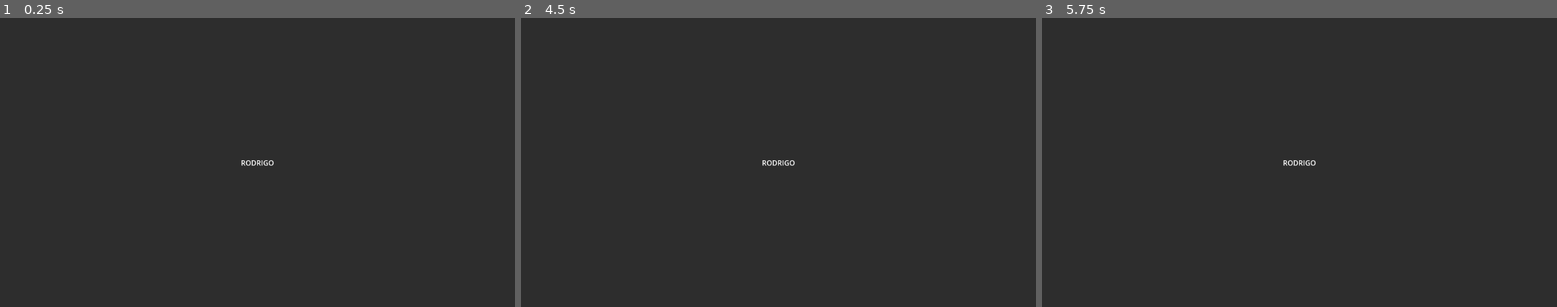
Above: before the commit, frames 1-3 (left to right).
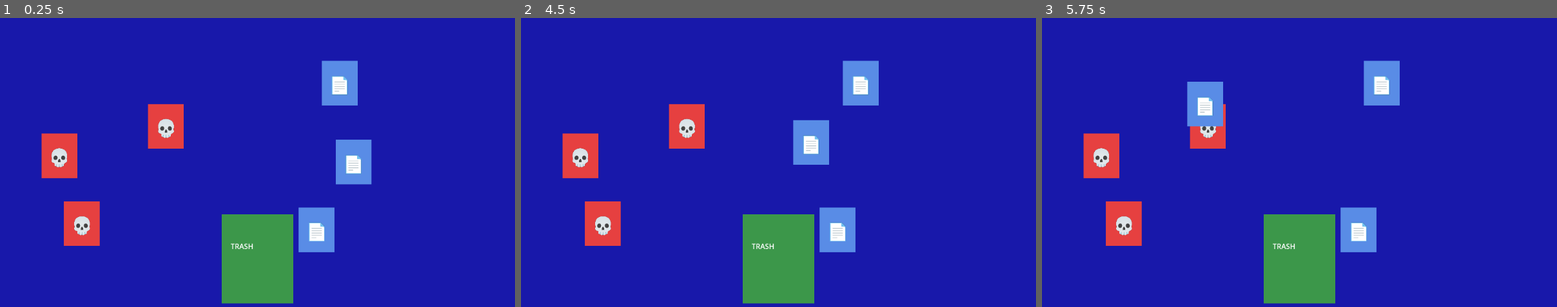
Above: after the commit, the same moments.

Repository: Vigoreum/prototype
Game: Godot game, scene res://scenes/minigame_3.tscn
The game is run twice, just before and just after one commit, with the same random seed, the same clock (stepped at 60 frames per second) and the same inputs. This scene is started directly instead of the project's main scene.
Inputs (mouse positions are in pixels of both pictures, inside the frame that each line leads up to):
- Up to frame 1 (0.25 s): no input
- Up to frame 2 (4.5 s): tap Enter (ui_accept) at 0.5, 0.77, 1.25, 2, 2.75, 3.5, 3.77, 4.25 s; move the mouse to (752, 220) at 0.52 s; hold Right (ui_right) 0.53-1.25 s; click (752, 220) at 0.67 s; drag from (933, 205) to (752, 220) at 1.27 s; move the mouse to (624, 119) at 2.02 s; hold Left (ui_left) 2.03-2.75 s; click (624, 119) at 2.17 s; drag from (804, 162) to (624, 119) at 2.77 s; move the mouse to (701, 90) at 3.52 s; hold Left (ui_left) 3.53-4.25 s; click (701, 90) at 3.67 s; drag from (891, 148) to (701, 90) at 4.27 s
- Up to frame 3 (5.75 s): move the mouse to (1196, 176) at 5.02 s; hold Right (ui_right) from 5.03 s (still down); click (1196, 176) at 5.17 s

The runs differ from the first frame. In frame 1, 100% of the frame differs, in the area x 0-100%, y 0-100%; in frame 2, 100%; in frame 3, 100%.

Commit message:
add trash files minigame prototype
- Drag and drop mechanic working
- 3 good files and 3 malware files spawn randomly
- Debug prints
- Bug when archives are overlapping

Diff:
--- /dev/null
+++ b/scenes/file_item.tscn
@@ -0,0 +1,30 @@
+[gd_scene format=3 uid="uid://dac6q71s8jve8"]
+
+[ext_resource type="Script" uid="uid://cvwn0wasjht3w" path="res://scripts/file_item.gd" id="1_xc6hi"]
+
+[sub_resource type="RectangleShape2D" id="RectangleShape2D_adx4n"]
+size = Vector2(80, 100)
+
+[node name="FileItem" type="Area2D" unique_id=1355928821]
+script = ExtResource("1_xc6hi")
+
+[node name="Visual" type="ColorRect" parent="." unique_id=1277958757]
+offset_left = -40.0
+offset_top = -50.0
+offset_right = 40.0
+offset_bottom = 50.0
+mouse_filter = 2
+color = Color(0.556953, 0.556953, 0.556953, 1)
+
+[node name="Icon" type="Label" parent="." unique_id=1478411849]
+offset_left = -30.0
+offset_top = -40.0
+offset_right = 30.0
+offset_bottom = 40.0
+theme_override_font_sizes/font_size = 48
+text = "📄"
+horizontal_alignment = 1
+vertical_alignment = 1
+
+[node name="CollisionShape2D" type="CollisionShape2D" parent="." unique_id=250240625]
+shape = SubResource("RectangleShape2D_adx4n")
--- a/scenes/minigame_3.tscn
+++ b/scenes/minigame_3.tscn
@@ -2,35 +2,43 @@
 
 [ext_resource type="Script" uid="uid://bn2epn2qq5su2" path="res://scripts/minigame_3.gd" id="1_ijwtv"]
 
-[node name="Minigame_3" type="Control" unique_id=1010136763]
-layout_mode = 3
+[sub_resource type="RectangleShape2D" id="RectangleShape2D_ijwtv"]
+size = Vector2(160, 200)
+
+[node name="TrashFiles" type="Node2D" unique_id=1838729029]
+script = ExtResource("1_ijwtv")
+
+[node name="BackgroundLayer" type="CanvasLayer" parent="." unique_id=885734872]
+layer = -1
+
+[node name="Background" type="ColorRect" parent="BackgroundLayer" unique_id=409013942]
 anchors_preset = 15
 anchor_right = 1.0
 anchor_bottom = 1.0
 grow_horizontal = 2
 grow_vertical = 2
-script = ExtResource("1_ijwtv")
+mouse_filter = 2
+color = Color(0.09411765, 0.09411765, 0.6666667, 1)
 
-[node name="ColorRect" type="ColorRect" parent="." unique_id=166694598]
-layout_mode = 1
-anchors_preset = 15
-anchor_right = 1.0
-anchor_bottom = 1.0
-grow_horizontal = 2
-grow_vertical = 2
-color = Color(0.17641911, 0.17641908, 0.17641908, 1)
+[node name="TrashCan" type="Area2D" parent="." unique_id=1666929239]
+position = Vector2(576, 540)
+input_pickable = false
 
-[node name="Label" type="Label" parent="." unique_id=87896137]
-layout_mode = 1
-anchors_preset = 8
-anchor_left = 0.5
-anchor_top = 0.5
-anchor_right = 0.5
-anchor_bottom = 0.5
-offset_left = -0.5
-offset_top = -11.5
-offset_right = 0.5
-offset_bottom = 11.5
-grow_horizontal = 2
-grow_vertical = 2
-text = "RODRIGO"
+[node name="Visual" type="ColorRect" parent="TrashCan" unique_id=1571880602]
+offset_left = -80.0
+offset_top = -100.0
+offset_right = 80.0
+offset_bottom = 100.0
+color = Color(0.23532155, 0.59179604, 0.28991932, 1)
+
+[node name="Label" type="Label" parent="TrashCan" unique_id=1373934775]
+offset_left = -60.0
+offset_top = -40.0
+offset_right = 60.0
+offset_bottom = 40.0
+text = "TRASH"
+
+[node name="CollisionShape2D" type="CollisionShape2D" parent="TrashCan" unique_id=380589090]
+shape = SubResource("RectangleShape2D_ijwtv")
+
+[node name="FilesContainer" type="Node2D" parent="." unique_id=2072727915]
--- /dev/null
+++ b/scripts/file_item.gd
@@ -0,0 +1,87 @@
+extends Area2D
+
+@warning_ignore("unused_signal")
+signal dropped_in_trash(was_malware: bool)
+
+var is_malware: bool = false
+var is_being_dragged: bool = false
+var drag_offset: Vector2 = Vector2.ZERO
+var trash_can_ref: Area2D = null
+var has_been_disposed: bool = false
+
+@onready var visual: ColorRect = $Visual
+@onready var icon: Label = $Icon
+
+
+func _ready() -> void:
+	print("FileItem ready at position: ", position)
+	input_pickable = true
+
+
+func setup(malware: bool, trash_can: Area2D) -> void:
+	is_malware = malware
+	trash_can_ref = trash_can
+	_update_appearance()
+
+
+func _update_appearance() -> void:
+	if is_malware:
+		visual.color = Color(0.9, 0.25, 0.25)
+		icon.text = "💀"
+	else:
+		visual.color = Color(0.35, 0.55, 0.9)
+		icon.text = "📄"
+
+
+func _input_event(_viewport: Node, event: InputEvent, _shape_idx: int) -> void:
+	if has_been_disposed:
+		return
+	if event is InputEventMouseButton:
+		if event.button_index == MOUSE_BUTTON_LEFT and event.pressed:
+			print("CLICK DETECTED on file (malware: ", is_malware, ")")
+			_start_drag()
+
+
+func _start_drag() -> void:
+	is_being_dragged = true
+	drag_offset = global_position - get_global_mouse_position()
+	get_parent().move_child(self, -1)
+	print("Drag started. Offset: ", drag_offset)
+
+
+func _process(_delta: float) -> void:
+	if is_being_dragged:
+		global_position = get_global_mouse_position() + drag_offset
+
+		if not Input.is_mouse_button_pressed(MOUSE_BUTTON_LEFT):
+			print("Mouse released, ending drag")
+			_end_drag()
+
+
+func _end_drag() -> void:
+	is_being_dragged = false
+	print("Drag ended. Over trash: ", _is_over_trash_can())
+	if _is_over_trash_can():
+		_dispose()
+
+
+func _is_over_trash_can() -> bool:
+	if not trash_can_ref:
+		print("No trash_can_ref!")
+		return false
+	var overlapping_areas: Array[Area2D] = get_overlapping_areas()
+	print("Overlapping areas: ", overlapping_areas)
+	return trash_can_ref in overlapping_areas
+
+
+func _dispose() -> void:
+	has_been_disposed = true
+	if is_malware:
+		print("Malware deleted ✓")
+	else:
+		print("Important file deleted ✗")
+	var tween: Tween = create_tween()
+	tween.set_parallel(true)
+	tween.tween_property(self, "scale", Vector2.ZERO, 0.2)
+	tween.tween_property(self, "modulate:a", 0.0, 0.2)
+	tween.chain().tween_callback(queue_free)
--- a/scripts/minigame_3.gd
+++ b/scripts/minigame_3.gd
@@ -1,11 +1,59 @@
-extends Control
+extends Node2D
+
+# --- Configuration ---
+const FILE_COUNT_GOOD: int = 3
+const FILE_COUNT_BAD: int = 3
+const SPAWN_AREA_MIN: Vector2 = Vector2(80, 100)
+const SPAWN_AREA_MAX: Vector2 = Vector2(900, 480)
+const MIN_DISTANCE_BETWEEN_FILES: float = 110.0
+
+# --- Node references ---
+@onready var trash_can: Area2D = $TrashCan
+@onready var files_container: Node2D = $FilesContainer
+
+const FileItemScene: PackedScene = preload("res://scenes/file_item.tscn")
 
 
-# Called when the node enters the scene tree for the first time.
 func _ready() -> void:
-	pass # Replace with function body.
+	randomize()
+	_spawn_files()
 
 
-# Called every frame. 'delta' is the elapsed time since the previous frame.
-func _process(delta: float) -> void:
-	pass
+func _spawn_files() -> void:
+	var spawned_positions: Array[Vector2] = []
+
+	for i in FILE_COUNT_GOOD:
+		var pos: Vector2 = _get_valid_spawn_position(spawned_positions)
+		spawned_positions.append(pos)
+		_spawn_file(pos, false)
+
+	for i in FILE_COUNT_BAD:
+		var pos: Vector2 = _get_valid_spawn_position(spawned_positions)
+		spawned_positions.append(pos)
+		_spawn_file(pos, true)
+
+
+func _get_valid_spawn_position(existing: Array[Vector2]) -> Vector2:
+	for attempt in 30:
+		var candidate: Vector2 = Vector2(
+			randf_range(SPAWN_AREA_MIN.x, SPAWN_AREA_MAX.x),
+			randf_range(SPAWN_AREA_MIN.y, SPAWN_AREA_MAX.y)
+		)
+		var is_valid: bool = true
+		for pos in existing:
+			if candidate.distance_to(pos) < MIN_DISTANCE_BETWEEN_FILES:
+				is_valid = false
+				break
+		if is_valid:
+			return candidate
+	return Vector2(
+		randf_range(SPAWN_AREA_MIN.x, SPAWN_AREA_MAX.x),
+		randf_range(SPAWN_AREA_MIN.y, SPAWN_AREA_MAX.y)
+	)
+
+
+func _spawn_file(spawn_position: Vector2, is_malware: bool) -> void:
+	var file_instance: Node2D = FileItemScene.instantiate()
+	files_container.add_child(file_instance)
+	file_instance.position = spawn_position
+	file_instance.setup(is_malware, trash_can)
Not shown, added: scripts/file_item.gd.uid
